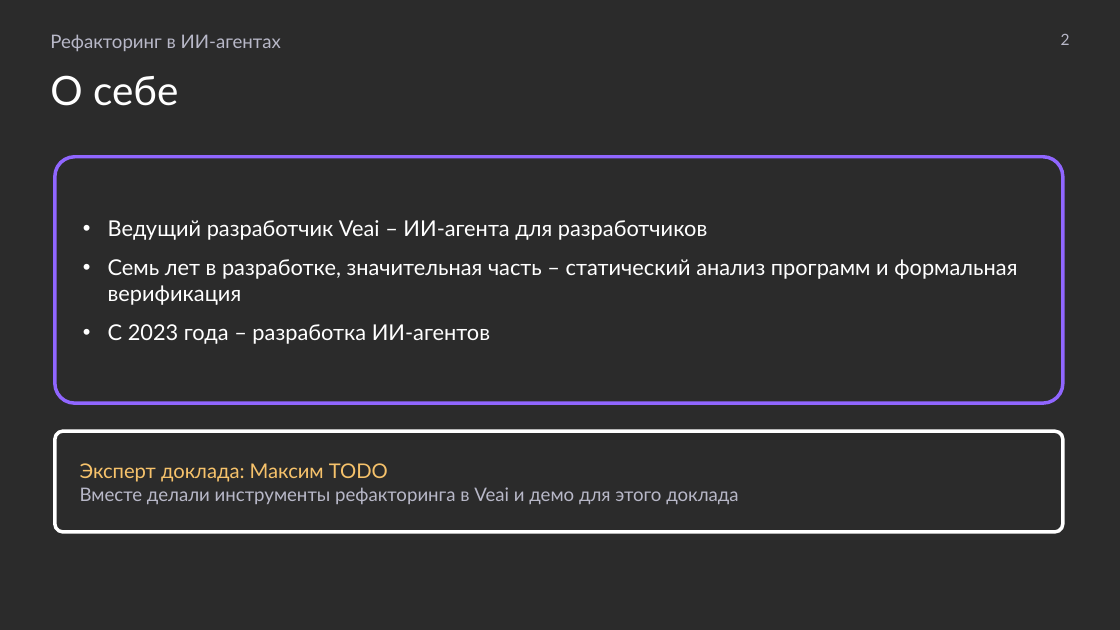
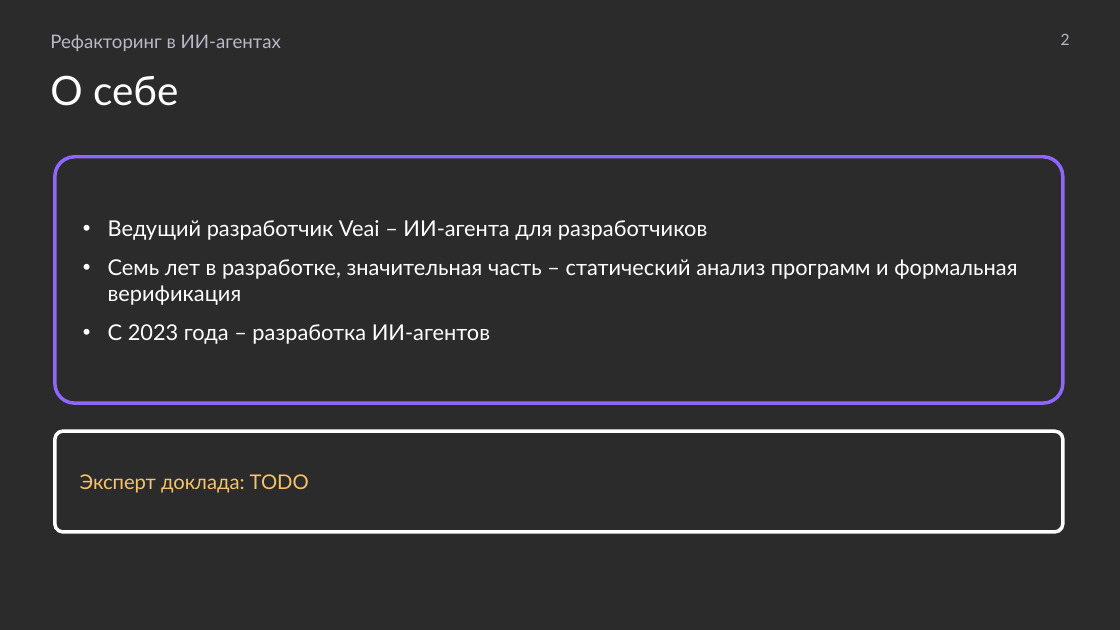
Before and after one commit to MchKosticyn/ide-refactoring-in-ai-agents, a slide deck: slide 2 of Доклад_ Рефакторинг в ИИ-агентах.pptx. Drawn at 1120x630 pixels with LibreOffice and Linux fonts; fonts in the diff are those of the drawing; background and template pictures are left out; a plain dark background stands for a picture behind light text. Boxes give left, top, right and bottom in pixels: in the first picture for what was removed or moved away, otherwise in the second. Text is boxed around its words. In the diff, an @@ line names an element or a change of style, - is before the commit and + after.

```diff
--- a/Доклад_ Рефакторинг в ИИ-агентах.pptx
+++ b/Доклад_ Рефакторинг в ИИ-агентах.pptx
@@ text in rounded rectangle at (x1=80, y1=474, x2=309, y2=493): text changed; size 12 to 13 pt; text colour #B8B8C8 to #F6C26B @@
-Эксперт доклада: Максим TODO
-Вместе делали инструменты рефакторинга в Veai и демо для этого доклада
+Эксперт доклада: TODO
```
Also in this commit, not shown: 26 other slides changed, 1 slide removed, 1 other file.
